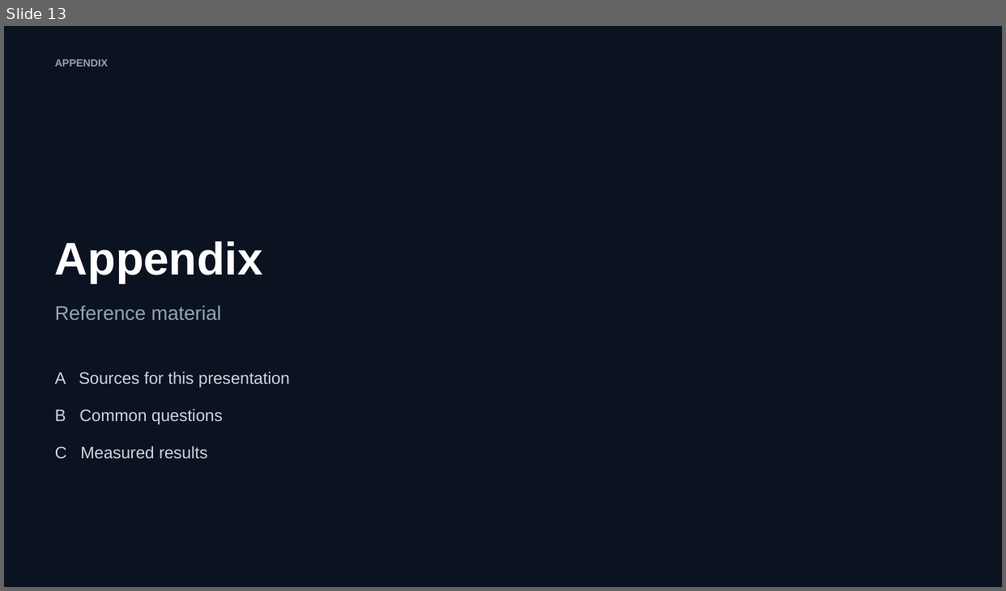
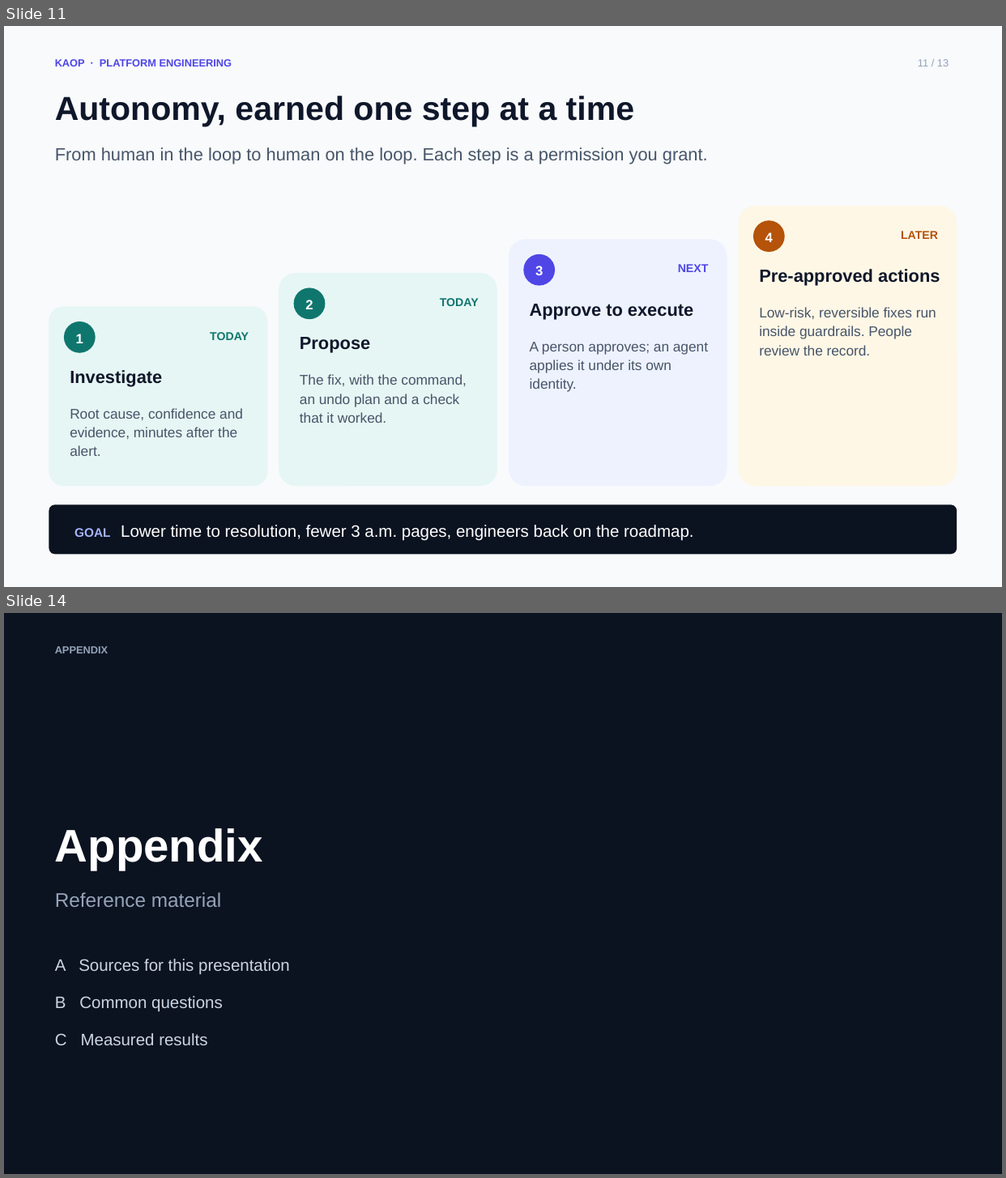
Before and after one commit to chizeni24/komodor-production-lab, a slide deck: docs/presentation/KAOP_Customer_Pitch.pptx. Shown one above the other, each under a label of ours: slide 13 before the commit, slides 11 and 14 after it; the slides between them are not shown. The pictures are 1006x591 and 1006x1178 pixels, drawn with LibreOffice and Linux fonts; fonts in the diff are those of the drawing. Boxes give left, top, right and bottom in pixels: in the first picture for what was removed or moved away, otherwise in the second. Text is boxed around its words. In the diff, an @@ line names an element or a change of style, - is before the commit and + after.

```diff
--- a/docs/presentation/KAOP_Customer_Pitch.pptx
+++ b/docs/presentation/KAOP_Customer_Pitch.pptx
@@ slide 11 added at (4, 26, 1002, 587), background #F8FAFC @@
@@ text added at (55, 59, 232, 66), 10 pt, text #4F46E5, bold @@
+KAOP · PLATFORM ENGINEERING
@@ text added at (918, 59, 948, 66), 10 pt, text #94A3B8 @@
+11 / 13
@@ text added at (55, 96, 634, 126), 32 pt, text #0F172A, bold @@
+Autonomy, earned one step at a time
@@ text added at (55, 148, 708, 165), 17 pt, text #475569 @@
+From human in the loop to human on the loop. Each step is a permission you grant.
@@ rounded rectangle added at (739, 206, 957, 486), fill #FFF7E6 @@
@@ rounded rectangle added at (509, 239, 727, 486), fill #EEF2FF @@
@@ rounded rectangle added at (753, 220, 785, 252), fill #B45309, 13 pt, text #FFFFFF, bold @@
+4
@@ text added at (901, 231, 938, 239), 11 pt, text #B45309, bold @@
+LATER
@@ rounded rectangle added at (523, 254, 555, 286), fill #4F46E5, 13 pt, text #FFFFFF, bold @@
+3
@@ text added at (678, 264, 709, 272), 11 pt, text #4F46E5, bold @@
+NEXT
@@ rounded rectangle added at (279, 273, 497, 486), fill #E6F6F4 @@
@@ rounded rectangle added at (294, 288, 325, 319), fill #0F766E, 13 pt, text #FFFFFF, bold @@
+2
@@ text added at (759, 269, 940, 286), 17 pt, text #0F172A, bold @@
+Pre-approved actions
@@ rounded rectangle added at (49, 307, 267, 486), fill #E6F6F4 @@
@@ text added at (440, 298, 479, 306), 11 pt, text #0F766E, bold @@
+TODAY
@@ text added at (530, 304, 693, 319), 17 pt, text #0F172A, bold @@
+Approve to execute
@@ text added at (759, 307, 936, 356), 13.5 pt, text #475569 @@
+Low-risk, reversible fixes run inside guardrails. People review the record.
@@ rounded rectangle added at (64, 322, 96, 353), fill #0F766E, 13 pt, text #FFFFFF, bold @@
+1
@@ text added at (210, 332, 249, 340), 11 pt, text #0F766E, bold @@
+TODAY
@@ text added at (300, 337, 370, 353), 17 pt, text #0F172A, bold @@
+Propose
@@ text added at (530, 342, 708, 392), 13.5 pt, text #475569 @@
+A person approves; an agent applies it under its own identity.
@@ text added at (70, 370, 162, 387), 17 pt, text #0F172A, bold @@
+Investigate
@@ text added at (300, 374, 466, 423), 13.5 pt, text #475569 @@
+The fix, with the command, an undo plan and a check that it worked.
@@ text added at (70, 408, 243, 456), 13.5 pt, text #475569 @@
+Root cause, confidence and evidence, minutes after the alert.
@@ rounded rectangle added at (49, 506, 957, 555), fill #0B1220, 16 pt, text #FFFFFF @@
+GOAL Lower time to resolution, fewer 3 a.m. pages, engineers back on the roadmap.
@@ what was slide 13 is now slide 14 @@
```
Also in this commit, not shown: 13 slides changed, 5 other files.
